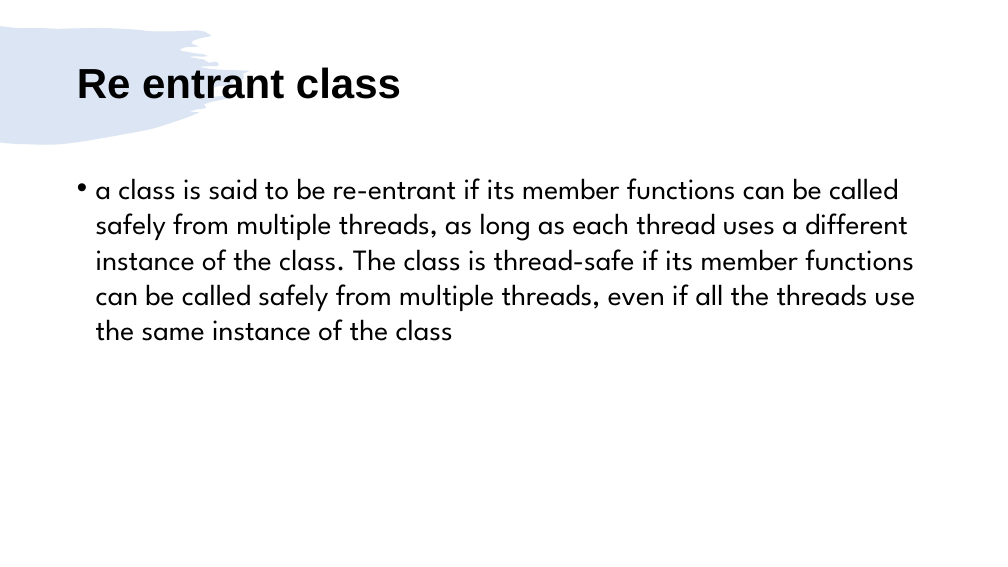
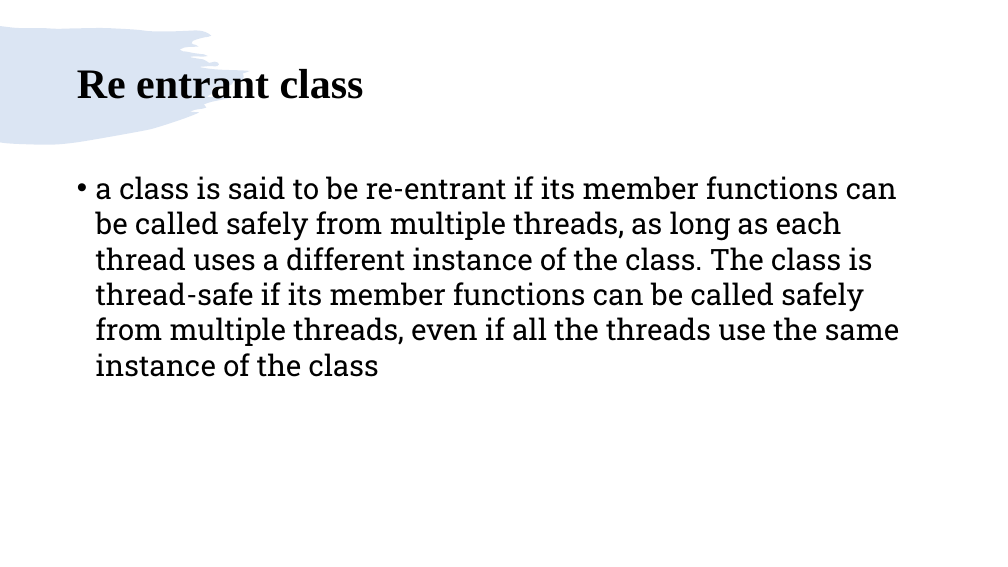
Before and after one commit to girishlande/CPlusPlus, a slide deck: slide 4 of learnings.pptx. Drawn at 1008x567 pixels with LibreOffice and Linux fonts; fonts in the diff are those of the drawing. Boxes give left, top, right and bottom in pixels: in the first picture for what was removed or moved away, otherwise in the second. Text is boxed around its words. In the diff, an @@ line names an element or a change of style, - is before the commit and + after.

```diff
--- a/learnings.pptx
+++ b/learnings.pptx
@@ title "Re entrant class" at [77, 69, 364, 99]: font Arial to Times New Roman @@
@@ text "a class is said to ..." at [96, 176, 899, 377]: font League Spartan to Roboto Slab @@
```
Also in this commit, not shown: 12 other slides changed, 1 other file.
